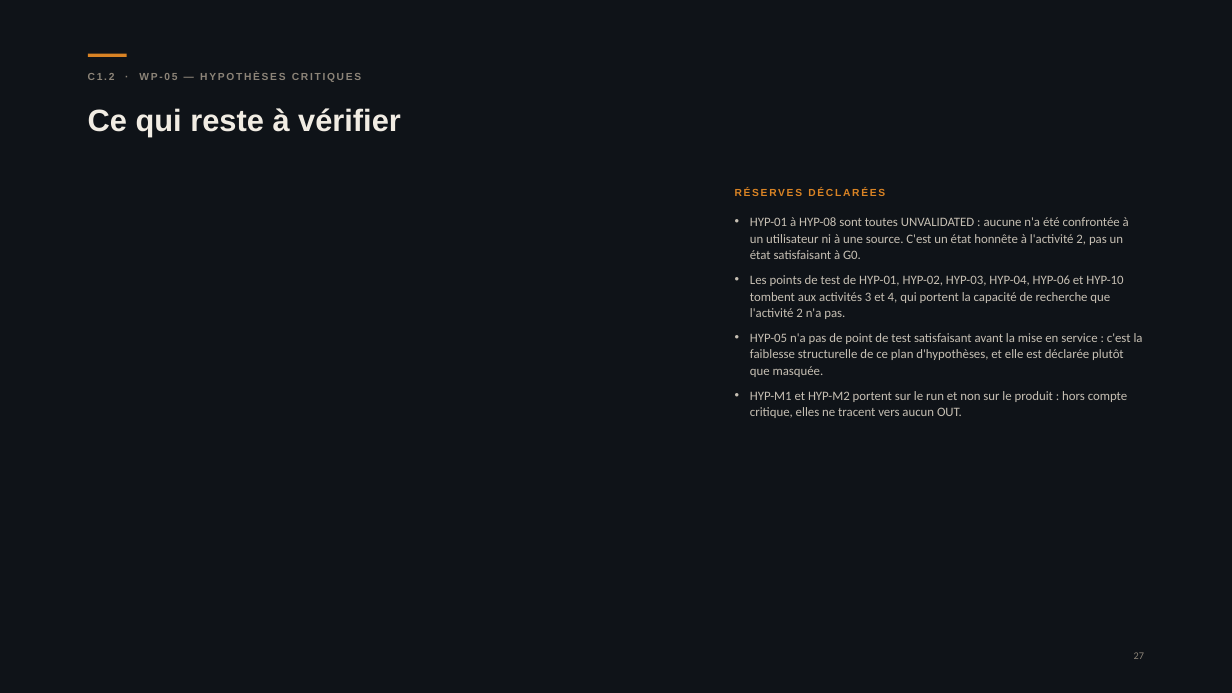
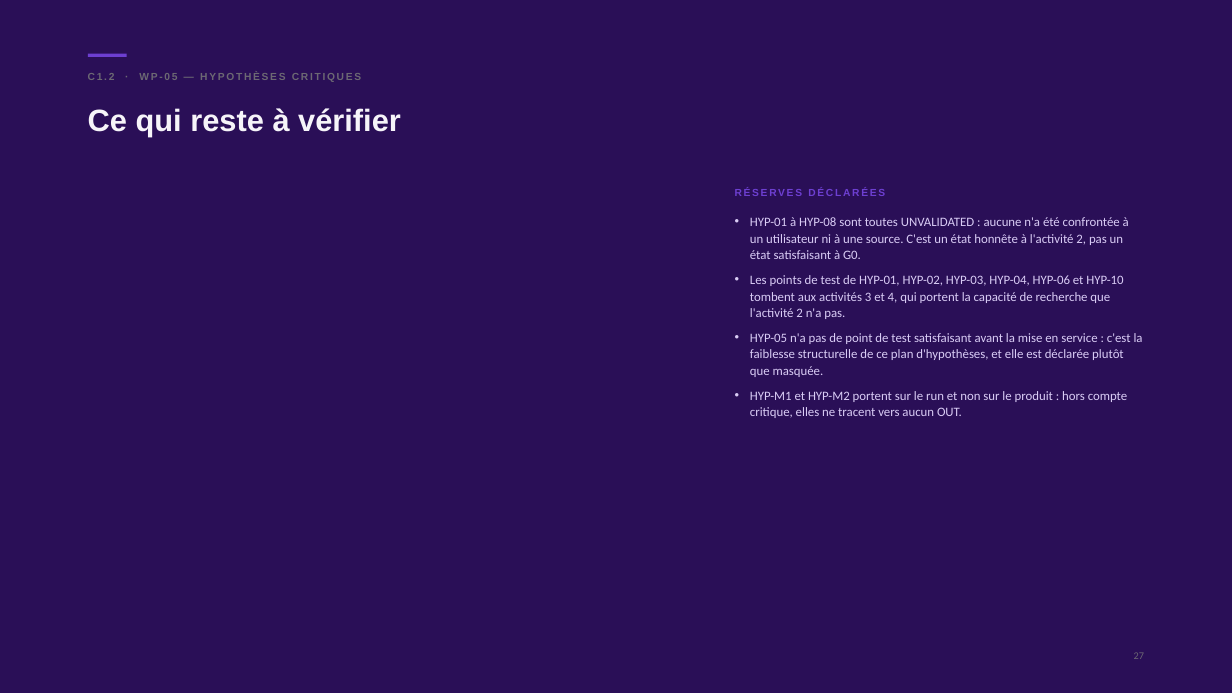
Before and after one commit to abenyahy-rgb/ouazzani-design, a slide deck: slide 27 of dist/livrables/C1.2 - WP-02 - Thèse produit, outcomes et hypothèses critiques.pptx. Drawn at 1232x693 pixels with LibreOffice and Linux fonts; fonts in the diff are those of the drawing. Boxes give left, top, right and bottom in pixels: in the first picture for what was removed or moved away, otherwise in the second. Text is boxed around its words. In the diff, an @@ line names an element or a change of style, - is before the commit and + after.

Commit message:
launchpad : méthode à la version déployée, état et livrables Office à jour

```diff
--- a/dist/livrables/C1.2 - WP-02 - Thèse produit, outcomes et hypothèses critiques.pptx
+++ b/dist/livrables/C1.2 - WP-02 - Thèse produit, outcomes et hypothèses critiques.pptx
@@ background #0F1318 to #2A0F57 @@
@@ rectangle at [88, 54, 127, 57]: fill #D98324 to #6D3FD1 @@
@@ text "C1.2 · WP-05 — HYPOTHÈSES ..." at [88, 73, 361, 82]: text colour #8C8478 to #6C6873 @@
@@ text "Ce qui reste à vérifier" at [88, 108, 401, 137]: text colour #F1ECE3 to #F6F4F9 @@
@@ text "RÉSERVES DÉCLARÉES" at [735, 188, 885, 196]: text colour #D98324 to #6D3FD1 @@
@@ text "HYP-01 à HYP-08 sont toutes ..." at [750, 217, 1143, 418]: text colour #C6BFB3 to #D9CCF5 @@
@@ text "27" at [1134, 652, 1144, 659]: text colour #8C8478 to #6C6873 @@
```
Also in this commit, not shown: 26 other slides changed, 4 other files.
